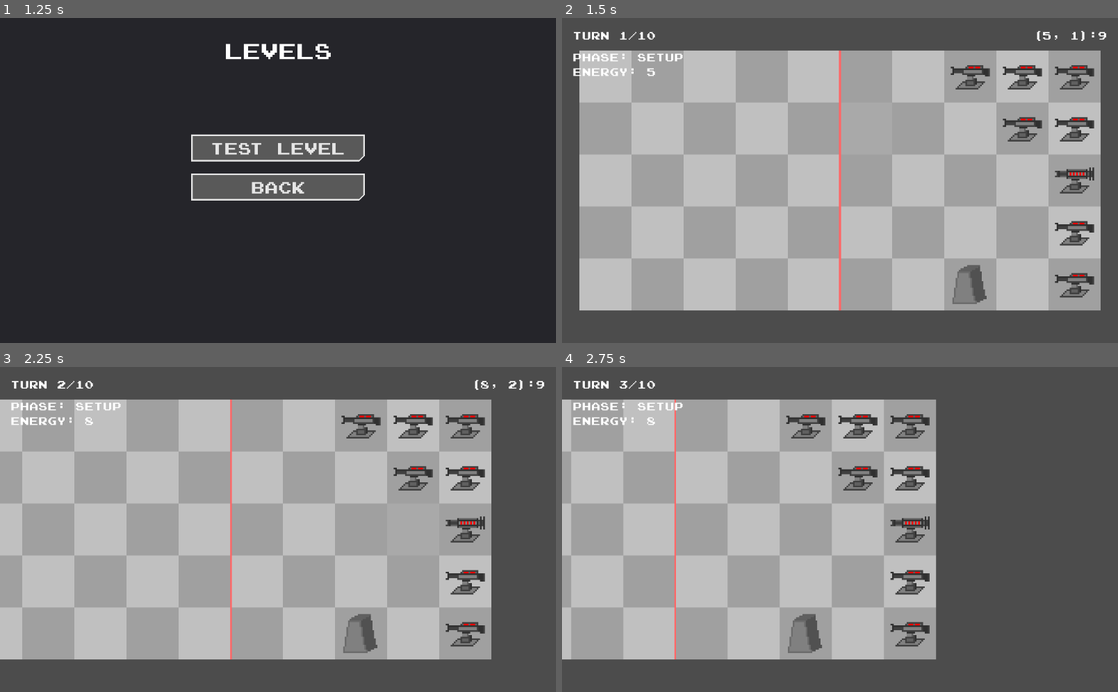
Above: before the commit, frames 1-4 (two rows, left to right).
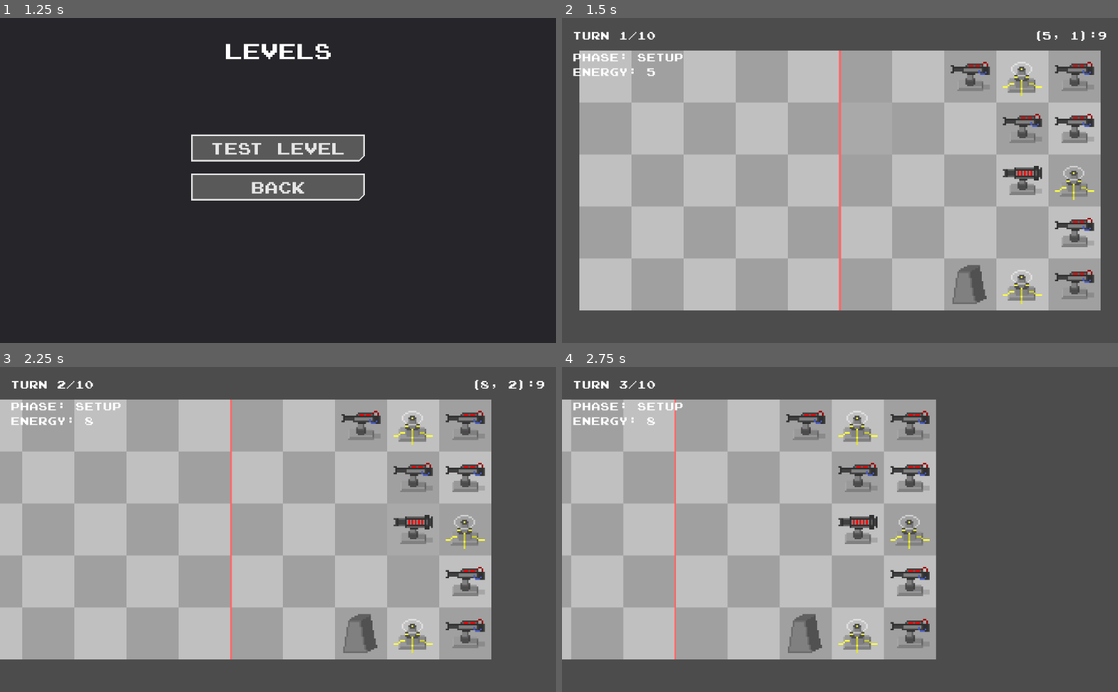
Above: after the commit, the same moments.

Repository: Exospud/Ephemera
Game: Godot game, scene res://screens/title/TitleScreen.tscn
Same seed, same stepped clock (60 frames per second), same inputs: the game is played once before the commit and once after it.
Inputs (mouse positions are in pixels of both pictures, inside the frame that each line leads up to):
- Up to frame 1 (1.25 s): click "Play" at 0.5 s
- Up to frame 2 (1.5 s): click "Test Level" at 1.25 s
- Up to frame 3 (2.25 s): tap Enter (ui_accept) at 2 s; move the mouse to (400, 513) at 2.02 s; hold Right (ui_right) from 2.03 s (still down)
- Up to frame 4 (2.75 s): keep holding Right (ui_right); tap Enter (ui_accept) at 2.27 s

Frame 1 is identical in both runs. In frame 2, 3.2% of the frame differs, in the area x 69-96%, y 13-89%; in frame 3, 3.2%; in frame 4, 3.2%.

Commit message:
Added tower powering system
+ capacitor tower
+ updated sprites

Diff:
--- /dev/null
+++ b/game/entities/towers/Capacitor/Capacitor.tscn
@@ -0,0 +1,10 @@
+[gd_scene load_steps=3 format=2]
+
+[ext_resource path="res://game/entities/towers/Capacitor/capacitor.png" type="Texture" id=1]
+[ext_resource path="res://game/entities/towers/Tower.tscn" type="PackedScene" id=2]
+
+[node name="Capacitor" groups=["powered"] instance=ExtResource( 2 )]
+attack_delay = -1.0
+
+[node name="Sprite" parent="." index="0"]
+texture = ExtResource( 1 )
--- a/game/entities/towers/Tower.gd
+++ b/game/entities/towers/Tower.gd
@@ -11,7 +11,7 @@
 
 ## TEMP: Fires the tower's weapon
 func _use_ability():
-	if not _has_target():
+	if not _has_target() or not _has_power():
 		_attack_timer.start(0.1)
 		return
 
@@ -20,7 +20,7 @@
 
 	# Fire projectile
 	# TODO: replace with anchor system
-	projectile.init(position + Vector2(-15, -4), 0, alignment)
+	projectile.init(position + Vector2(-15, -5), 0, alignment)
 	_level.add_child(projectile)
 	_attack_timer.start(attack_delay)
 
@@ -44,6 +44,17 @@
 	return false
 
 
+func _has_power() -> bool:
+	for e in get_tree().get_nodes_in_group("powered"):
+		if e.cell.distance_squared_to(cell) > 1:
+			continue
+
+		if e.is_in_group(str(alignment)):
+			return true
+
+	return false
+
+
 ## (OVERRIDE)
 func on_turn_start():
 	if attack_delay > 0:
--- a/game/levels/Level.tscn
+++ b/game/levels/Level.tscn
@@ -1,9 +1,10 @@
-[gd_scene load_steps=5 format=2]
+[gd_scene load_steps=6 format=2]
 
 [ext_resource path="res://game/levels/Level.gd" type="Script" id=1]
 [ext_resource path="res://game/entities/towers/Cannon/Cannon.tscn" type="PackedScene" id=2]
 [ext_resource path="res://game/entities/towers/Autocannon/Autocannon.tscn" type="PackedScene" id=3]
 [ext_resource path="res://game/entities/towers/Barricade/Barricade.tscn" type="PackedScene" id=4]
+[ext_resource path="res://game/entities/towers/Capacitor/Capacitor.tscn" type="PackedScene" id=5]
 
 [node name="Level" type="Node2D"]
 script = ExtResource( 1 )
@@ -18,7 +19,7 @@
 cell = Vector2( 9, 1 )
 
 [node name="Autocannon" parent="." instance=ExtResource( 3 )]
-cell = Vector2( 9, 2 )
+cell = Vector2( 8, 2 )
 
 [node name="Cannon3" parent="." instance=ExtResource( 2 )]
 cell = Vector2( 9, 3 )
@@ -27,13 +28,19 @@
 cell = Vector2( 9, 4 )
 
 [node name="Cannon5" parent="." instance=ExtResource( 2 )]
-cell = Vector2( 8, 0 )
+cell = Vector2( 8, 1 )
 
 [node name="Cannon6" parent="." instance=ExtResource( 2 )]
-cell = Vector2( 8, 1 )
-
-[node name="Cannon7" parent="." instance=ExtResource( 2 )]
 cell = Vector2( 7, 0 )
 
 [node name="Barricade" parent="." instance=ExtResource( 4 )]
 cell = Vector2( 7, 4 )
+
+[node name="Capacitor" parent="." instance=ExtResource( 5 )]
+cell = Vector2( 8, 0 )
+
+[node name="Capacitor2" parent="." instance=ExtResource( 5 )]
+cell = Vector2( 9, 2 )
+
+[node name="Capacitor3" parent="." instance=ExtResource( 5 )]
+cell = Vector2( 8, 4 )
Binary file changed: game/entities/towers/Autocannon/autocannon.png
Binary file changed: game/entities/towers/Cannon/cannon.png
Binary file added: game/entities/towers/Capacitor/capacitor.png
Not shown, added: game/entities/towers/Capacitor/capacitor.png.import
